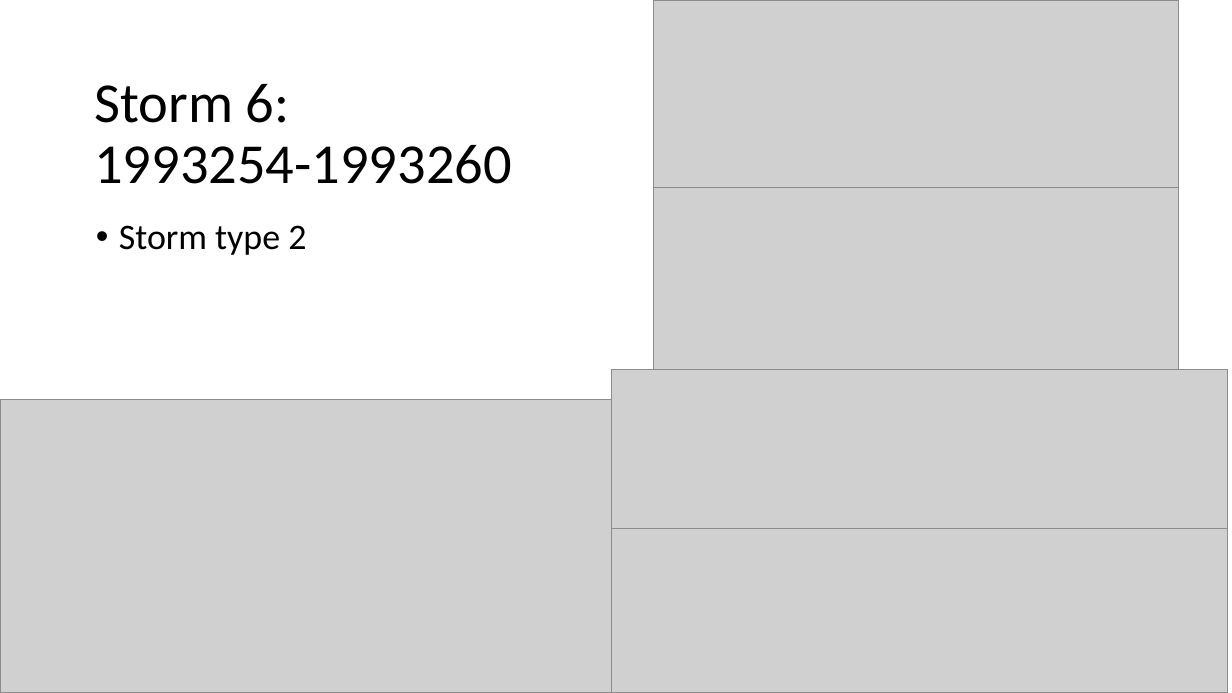
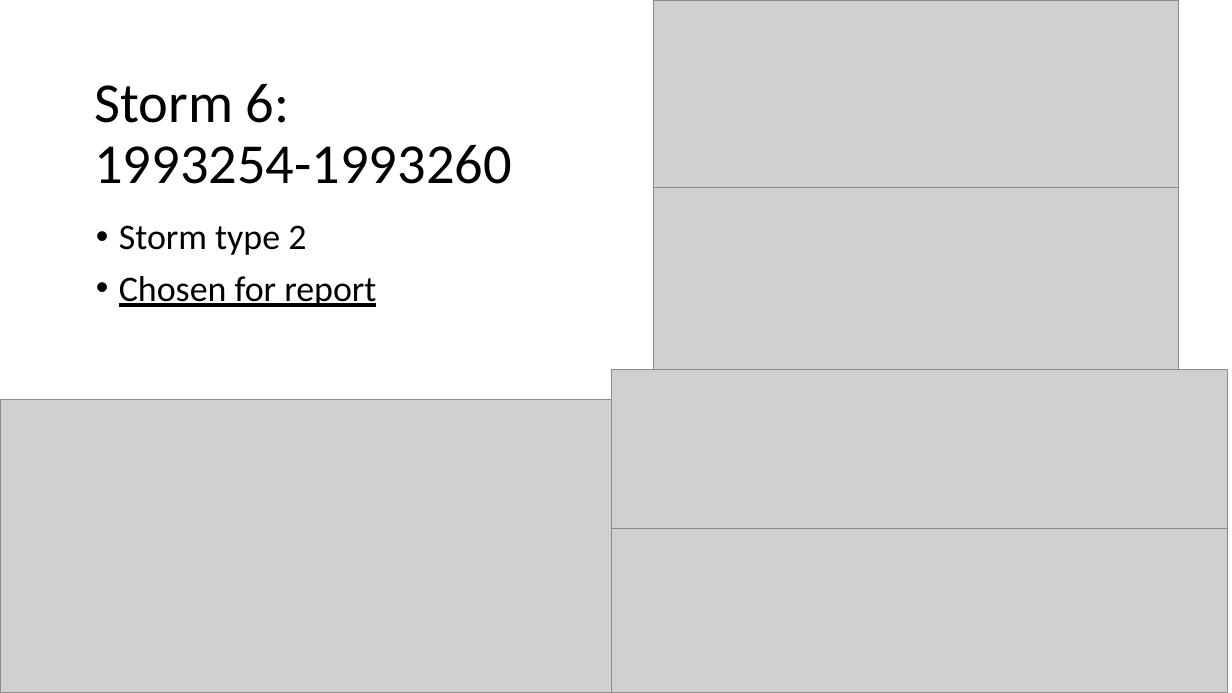
Before and after one commit to conradmr98/lasp-microburst-research, a slide deck: slide 7 of sampexlib/Concept Summaries/MB-Iso_vs_BG-Iso.pptx. Drawn at 1232x693 pixels with LibreOffice and Linux fonts; fonts in the diff are those of the drawing; grey boxes stand for pictures. Boxes give left, top, right and bottom in pixels: in the first picture for what was removed or moved away, otherwise in the second. Text is boxed around its words. In the diff, an @@ line names an element or a change of style, - is before the commit and + after.

```diff
--- a/sampexlib/Concept Summaries/MB-Iso_vs_BG-Iso.pptx
+++ b/sampexlib/Concept Summaries/MB-Iso_vs_BG-Iso.pptx
@@ text at (119,276,376,307): paragraph added @@
+• Chosen for report
```
Also in this commit, not shown: 3 other slides changed, 24 other files.
